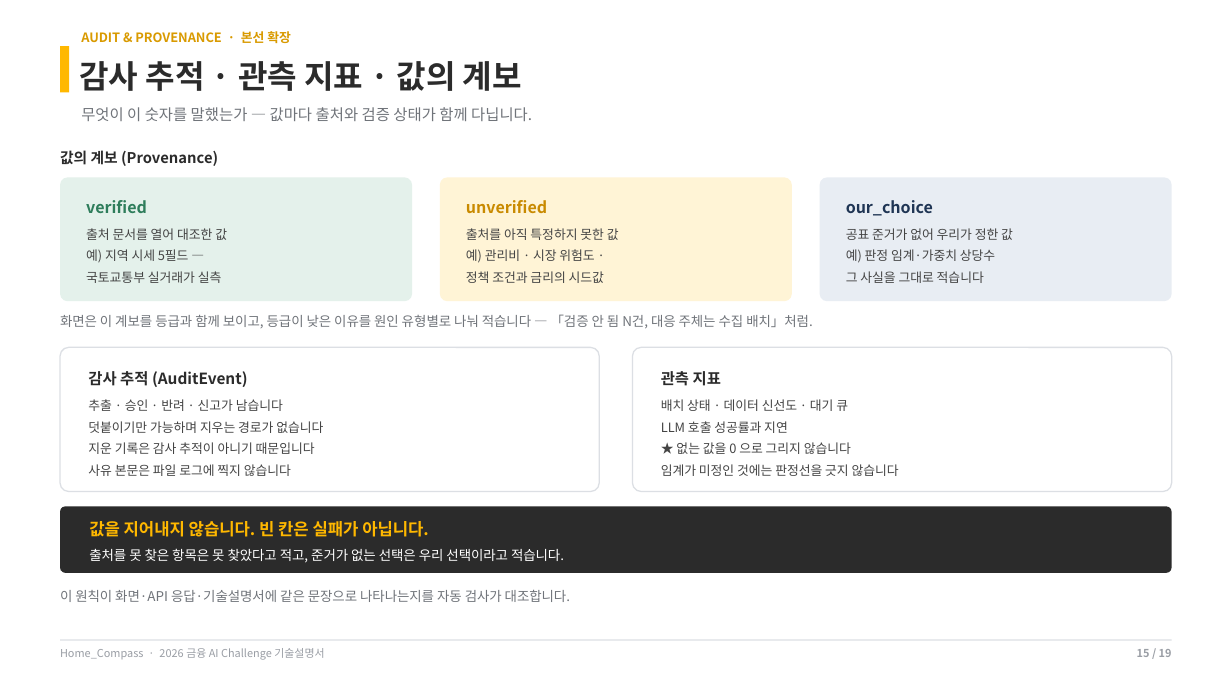
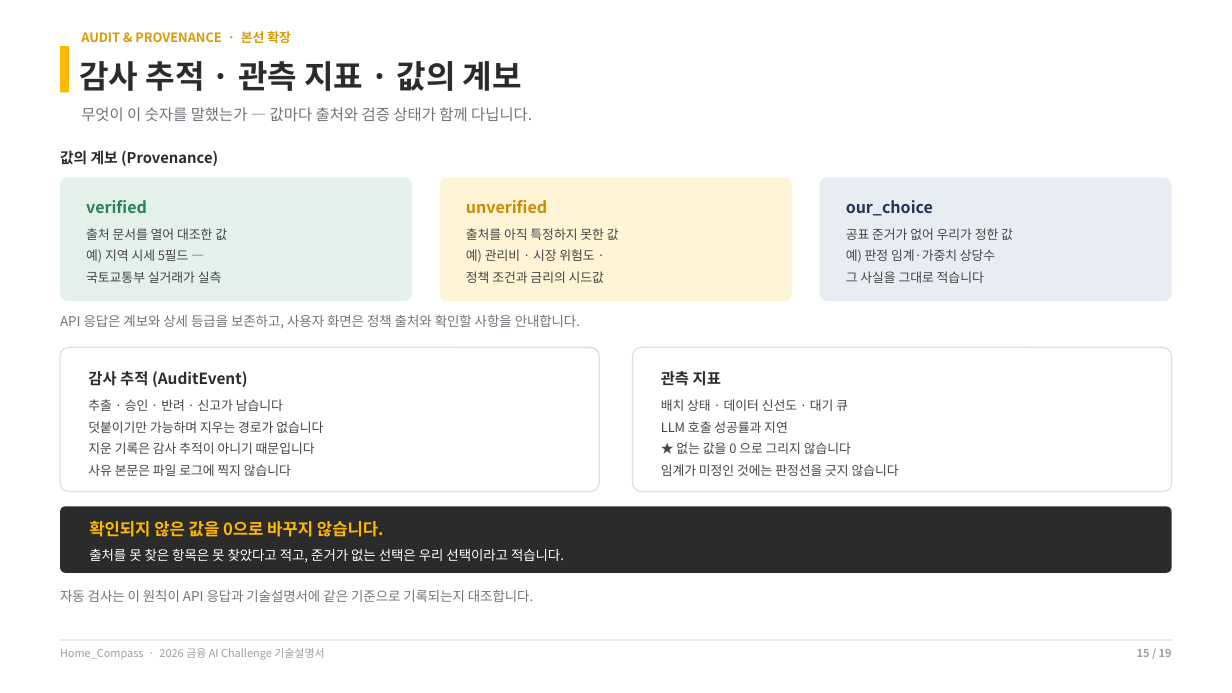
Before and after one commit to dnhynk/Home_Compass, a slide deck: slide 15 of docs/competition/기술설명서_Home_Compass.pptx. Drawn at 1232x693 pixels with LibreOffice and Linux fonts; fonts in the diff are those of the drawing. Boxes give left, top, right and bottom in pixels: in the first picture for what was removed or moved away, otherwise in the second. Text is boxed around its words. In the diff, an @@ line names an element or a change of style, - is before the commit and + after.

Commit message:
docs: 기술설명서 표지를 간결하게 정리 (#36)

```diff
--- a/docs/competition/기술설명서_Home_Compass.pptx
+++ b/docs/competition/기술설명서_Home_Compass.pptx
@@ text at <box>60,315,580,328</box>: text changed @@
-화면은 이 계보를 등급과 함께 보이고, 등급이 낮은 이유를 원인 유형별로 나눠 적습니다 — 「검증 안 됨 N건, 대응 주체는 수집 배치」처럼.
+API 응답은 계보와 상세 등급을 보존하고, 사용자 화면은 정책 출처와 확인할 사항을 안내합니다.
@@ text in rounded rectangle at <box>89,521,384,537</box>: text changed @@
-값을 지어내지 않습니다. 빈 칸은 실패가 아닙니다.
+확인되지 않은 값을 0으로 바꾸지 않습니다.
@@ text at <box>60,590,533,602</box>: text changed @@
-이 원칙이 화면·API 응답·기술설명서에 같은 문장으로 나타나는지를 자동 검사가 대조합니다.
+자동 검사는 이 원칙이 API 응답과 기술설명서에 같은 기준으로 기록되는지 대조합니다.
```
Also in this commit, not shown: 4 other slides changed, 1 other file.
